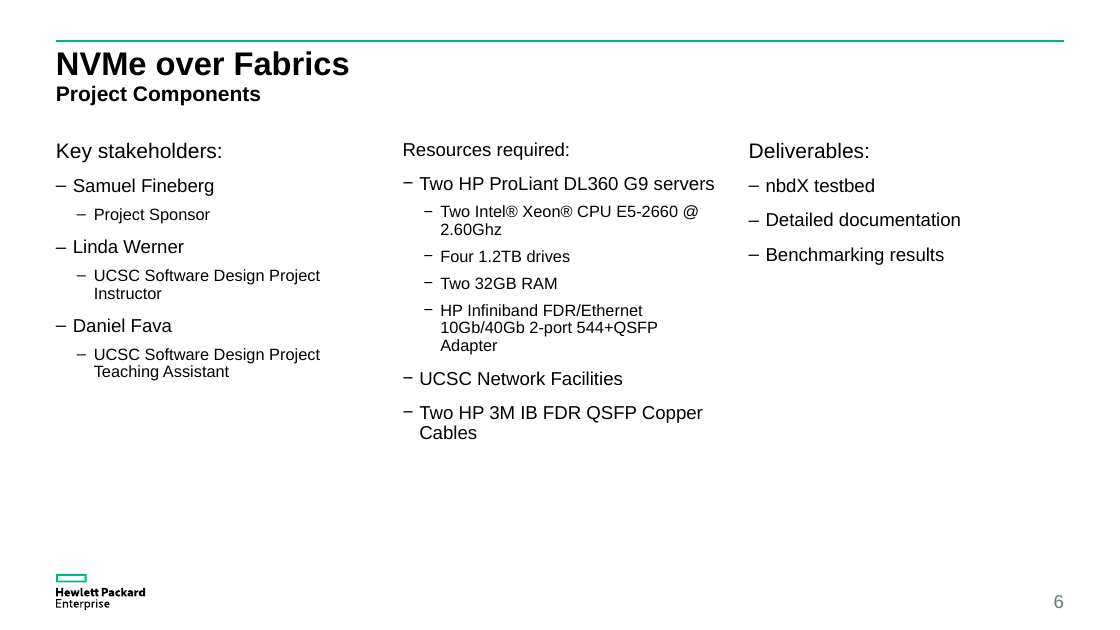
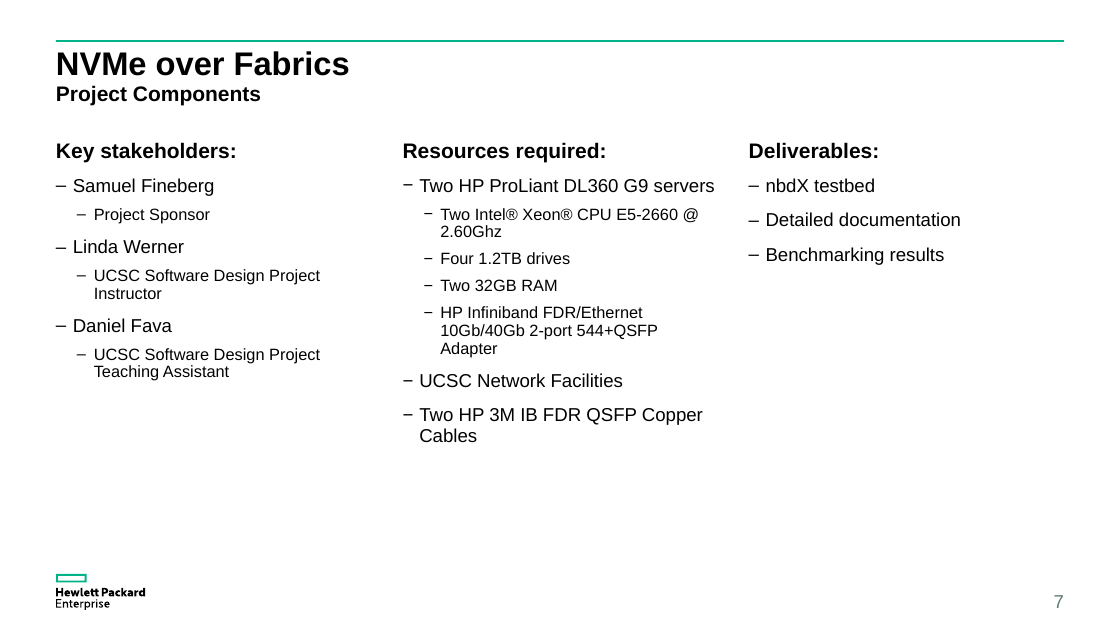
Before and after one commit to coy-humphrey/nvme-hpe, a slide deck: slide 7 of deliverables/HPE Presentation.pptx (slide 6 before the commit). Drawn at 1120x630 pixels with LibreOffice and Linux fonts; fonts in the diff are those of the drawing. Boxes give left, top, right and bottom in pixels: in the first picture for what was removed or moved away, otherwise in the second. Text is boxed around its words. In the diff, an @@ line names an element or a change of style, - is before the commit and + after.

```diff
--- a/deliverables/HPE Presentation.pptx
+++ b/deliverables/HPE Presentation.pptx
@@ text at (56,142,236,162): bold on in "Key stakeholders:" @@
@@ text at (403,142,607,162): size 16 to 18 pt, bold on in "Resources required:" @@
@@ text at (749,142,880,159): bold on in "Deliverables:" @@
@@ page number at (1054,595,1064,608): text changed @@
-6
+7
```
Also in this commit, not shown: 6 other slides changed, 2 slides added, 1 slide removed.
